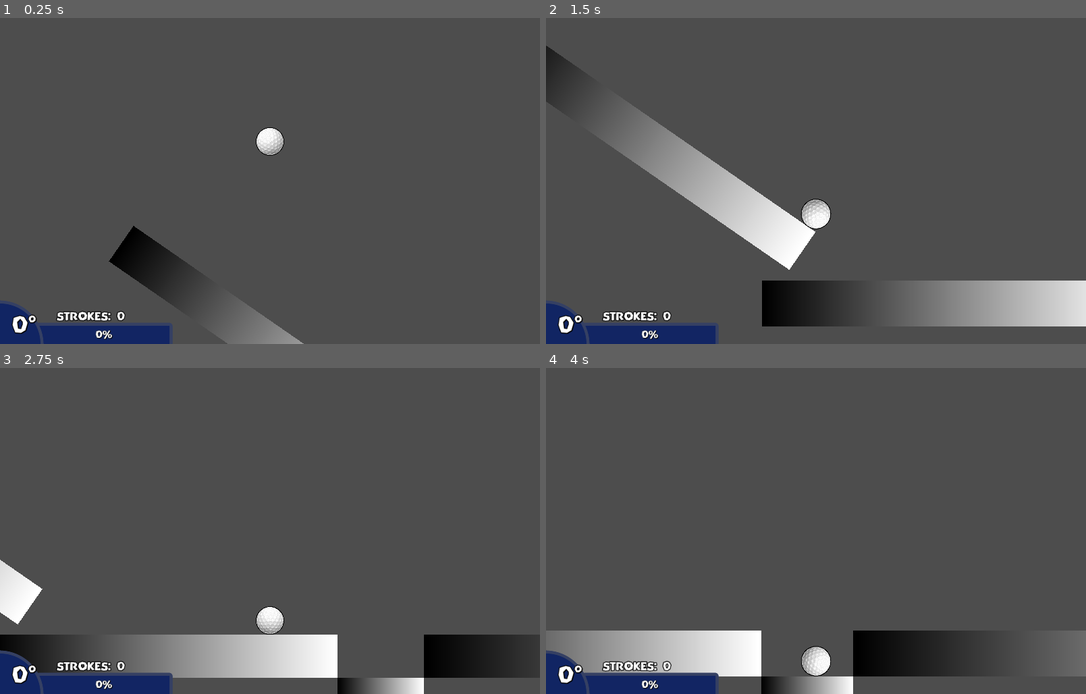
Above: before the commit, frames 1-4 (two rows, left to right).
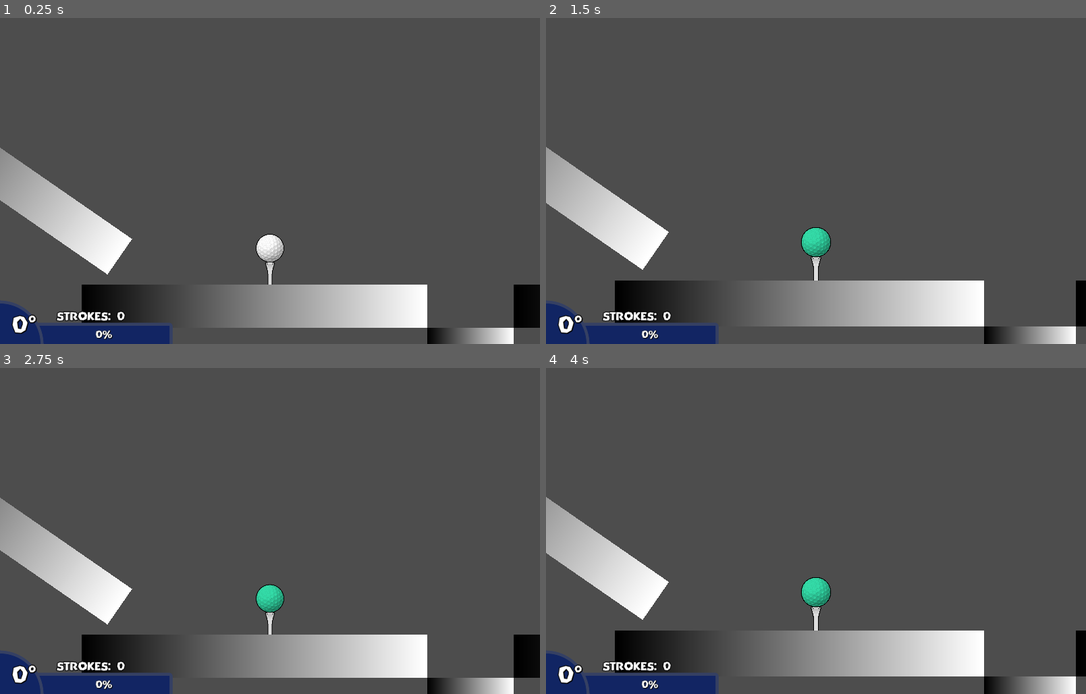
Above: after the commit, the same moments.

Repository: leafcabral/leafs-arcade
Game: Godot game, scene res://main/game_root.tscn
Two runs of this game, one before a commit and one after it. Both use one fixed random seed, a clock stepped at 60 frames per second and the inputs below.
Inputs (mouse positions are in pixels of both pictures, inside the frame that each line leads up to):
- Up to frame 1 (0.25 s): no input
- Up to frame 2 (1.5 s): click (816, 141) at 0.6 s; move the mouse to (708, 161) at 1.27 s; tap Mouse wheel up (zoom_in) at 1.35 s
- Up to frame 3 (2.75 s): move the mouse to (324, 403) at 2.02 s; tap Mouse wheel down (zoom_out) at 2.1 s
- Up to frame 4 (4 s): move the mouse to (789, 573) at 2.77 s; click (789, 573) at 2.85 s; move the mouse to (978, 553) at 3.52 s; tap Mouse wheel up (zoom_in) at 3.6 s

The runs differ from the first frame. In frame 1, 13% of the frame differs, in the area x 0-100%, y 33-100%; in frame 2, 21%, in the area x 0-100%, y 8-100%; in frame 3, 18%; in frame 4, 16%.

Commit message:
feat: add visible spawn point

Diff:
--- a/mini-golf-2d/entities/player/player.gd
+++ b/mini-golf-2d/entities/player/player.gd
@@ -8,10 +8,20 @@
 const MAX_ZOOM := Vector2.ONE * 1.5
 const MIN_ZOOM := Vector2.ONE * 0.25
 
-@export var pos_reset_start := Vector2.ZERO
+@export var spawn_point: SpawnPoint:
+	set(value):
+		spawn_point = value
+		if spawn_point:
+			pos_reset_start = spawn_point.get_real_position()
 
 var strokes := 0
 var available_clubs := [DRIVER_CLUB, WOOD_CLUB, WEDGE_CLUB]
+var pos_reset_start := Vector2.ZERO:
+	set(value):
+		pos_reset_start = value
+		pos_reset_last = pos_reset_start
+		if ball:
+			ball.position = pos_reset_start
 var pos_reset_last := Vector2.ZERO
 
 @onready var club: GolfClub = $Club
@@ -20,8 +30,7 @@
 
 
 func _ready() -> void:
-	ball.position = pos_reset_start
-	pos_reset_last = pos_reset_start
+	respawn()
 
 
 func _input(event: InputEvent) -> void:
@@ -55,6 +64,11 @@
 			zoom(-zoom_amount)
 
 
+
+func respawn() -> void:
+	ball.position = pos_reset_start
+
+
 func zoom(amount: float)-> void:
 	var new_zoom := camera.zoom + Vector2(amount, amount)
 	if amount > 0:
--- a/mini-golf-2d/main/game_root.tscn
+++ b/mini-golf-2d/main/game_root.tscn
@@ -4,6 +4,7 @@
 [ext_resource type="PackedScene" uid="uid://dknje8mdgobhp" path="res://map/floor_temp.tscn" id="1_sd42p"]
 [ext_resource type="PackedScene" uid="uid://c8hokmjtpi5nl" path="res://main/hud/hud.tscn" id="4_d3btu"]
 [ext_resource type="PackedScene" uid="uid://b4q6xsrxg737y" path="res://entities/player/player.tscn" id="4_lqs6t"]
+[ext_resource type="PackedScene" uid="uid://bmyctxsd43w0" path="res://map/spawn_point.tscn" id="5_lqs6t"]
 
 [node name="GameRoot" type="Node" unique_id=905211831]
 script = ExtResource("1_lqs6t")
@@ -11,6 +12,10 @@
 [node name="HUDLayer" type="CanvasLayer" parent="." unique_id=2012956048]
 
 [node name="HUD" parent="HUDLayer" unique_id=665113192 instance=ExtResource("4_d3btu")]
+
+[node name="Spawnpoint" parent="." unique_id=1645378099 instance=ExtResource("5_lqs6t")]
+position = Vector2(423, 512)
+tee_height = 65.0
 
 [node name="Map" type="Node2D" parent="." unique_id=433403719]
 
@@ -41,4 +46,5 @@
 rotation = 0.6056956
 scale = Vector2(8, 1)
 
-[node name="Player" parent="." unique_id=906491507 instance=ExtResource("4_lqs6t")]
+[node name="Player" parent="." unique_id=906491507 node_paths=PackedStringArray("spawn_point") instance=ExtResource("4_lqs6t")]
+spawn_point = NodePath("../Spawnpoint")
--- /dev/null
+++ b/mini-golf-2d/map/spawn_point.gd
@@ -0,0 +1,30 @@
+@tool
+class_name SpawnPoint
+extends Node2D
+
+
+const TEE_MAX_HEIGHT := 65.0
+
+@export_group("Golf Tee", "tee_")
+@export_custom(PROPERTY_HINT_GROUP_ENABLE, "") var tee_enabled := true:
+	set = set_tee_enabled
+@export_range(0, TEE_MAX_HEIGHT, 0.1) var tee_height = TEE_MAX_HEIGHT / 2:
+	set = set_tee_height
+
+@onready var tee_box: StaticBody2D = $TeeBox
+
+
+func get_real_position() -> Vector2:
+	return global_position - Vector2(0, tee_height) if tee_enabled else global_position
+
+
+func set_tee_enabled(enabled: bool) -> void:
+	tee_enabled = enabled
+	if tee_box:
+		tee_box.visible = tee_enabled
+
+
+func set_tee_height(height: float) -> void:
+	tee_height = height
+	if tee_box:
+		tee_box.position.y = -tee_height
--- /dev/null
+++ b/mini-golf-2d/map/spawn_point.tscn
@@ -0,0 +1,30 @@
+[gd_scene format=3 uid="uid://bmyctxsd43w0"]
+
+[ext_resource type="Script" uid="uid://yf0lvob53xal" path="res://map/spawn_point.gd" id="1_agkt3"]
+[ext_resource type="Texture2D" uid="uid://jebtvepexfox" path="res://map/tee.png" id="1_j3kf3"]
+
+[sub_resource type="RectangleShape2D" id="RectangleShape2D_agkt3"]
+size = Vector2(7, 49)
+
+[node name="SpawnPoint" type="Node2D" unique_id=1645378099]
+script = ExtResource("1_agkt3")
+
+[node name="TeeBox" type="StaticBody2D" parent="." unique_id=1583553734]
+position = Vector2(0, -32.5)
+collision_layer = 2
+
+[node name="Sprite" type="Sprite2D" parent="TeeBox" unique_id=1910048583]
+position = Vector2(0, 1)
+scale = Vector2(0.25, 0.25)
+texture = ExtResource("1_j3kf3")
+offset = Vector2(0, 147)
+region_enabled = true
+region_rect = Rect2(0, 0, 320, 320)
+
+[node name="CollisionBody" type="CollisionShape2D" parent="TeeBox" unique_id=1004615211]
+position = Vector2(0, 40.5)
+shape = SubResource("RectangleShape2D_agkt3")
+
+[node name="CollisionHead" type="CollisionPolygon2D" parent="TeeBox" unique_id=514768706]
+position = Vector2(0, -1)
+polygon = PackedVector2Array(-8, 1, 8, 1, 4, 17, -4, 17)
Not shown, added: mini-golf-2d/map/spawn_point.gd.uid
Binary file added: mini-golf-2d/map/tee.png
Not shown, added: mini-golf-2d/map/tee.png.import
